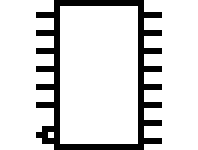
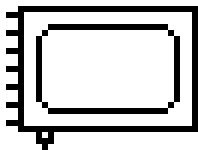
Layers edited between the first and the second (198, 150) image:
added layer "ASCI Display Icon" above "PROM Icon" over [6, 6, 198, 150]
hid "PROM Icon" over [36, 0, 162, 150]
